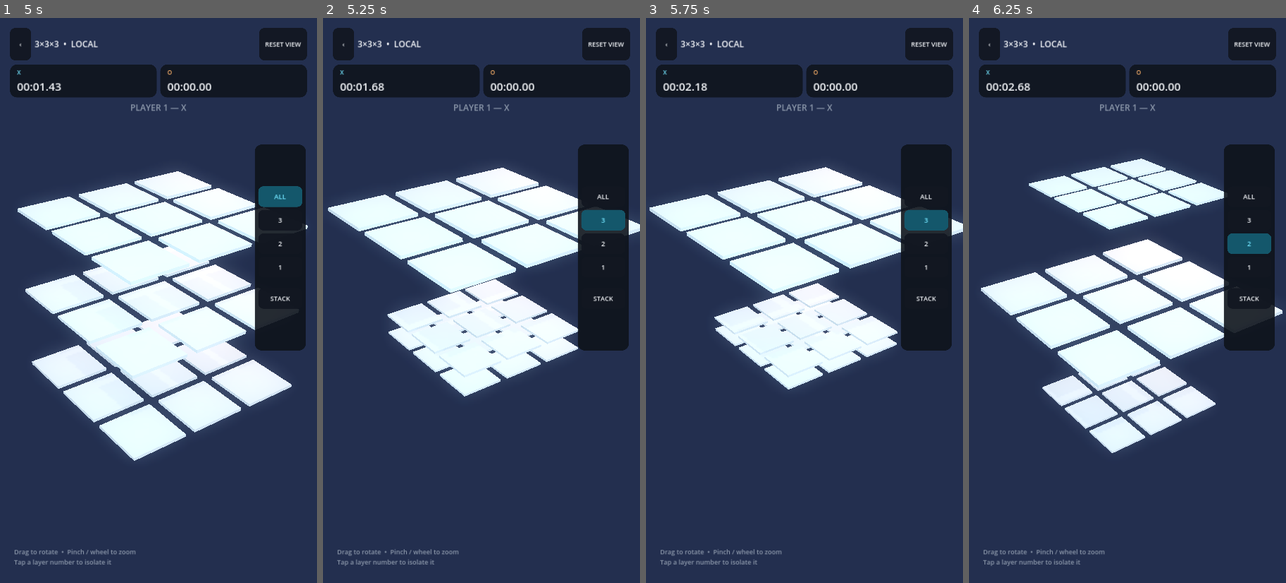
Above: before the commit, frames 1-4 (left to right).
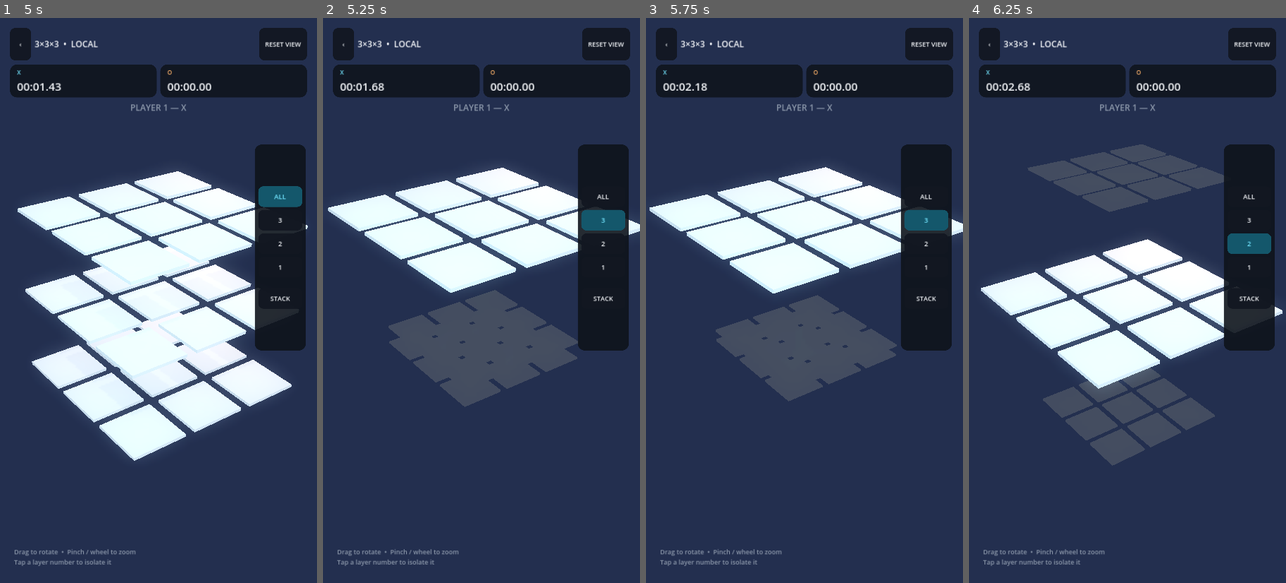
Above: after the commit, the same moments.

Repository: Creativebrook/tic3
Game: Godot game, scene res://scenes/main.tscn
Two runs of this game, one before a commit and one after it. Both use one fixed random seed, a clock stepped at 60 frames per second and the inputs below.
Inputs:
- Up to frame 1 (5 s): click "PLAYER vs COMPUTER" at 0.5 s; click "START GAME" at 1.25 s; click "‹" at 2 s; click "PLAYER vs PLAYER" at 2.75 s; click "START GAME" at 3.5 s; click "ALL" at 4.25 s
- Up to frame 2 (5.25 s): click "3" at 5 s
- Up to frame 3 (5.75 s): no input
- Up to frame 4 (6.25 s): click "2" at 5.75 s

Frame 1 is identical in both runs. In frame 2, 7.6% of the frame differs, in the area x 20-81%, y 46-69%; in frame 3, 6.7%; in frame 4, 9.5%, in the area x 18-81%, y 22-80%.

Commit message:
ui: use neutral disabled material for inactive layers

Diff:
--- a/scripts/board_view.gd
+++ b/scripts/board_view.gd
@@ -18,6 +18,7 @@
 var mat_x: StandardMaterial3D
 var mat_o: StandardMaterial3D
 var mat_cell: ShaderMaterial
+var mat_cell_inactive: StandardMaterial3D
 var mat_win: StandardMaterial3D
 
 var touch_starts: Dictionary = {}
@@ -58,6 +59,14 @@
 
 	mat_cell = ShaderMaterial.new()
 	mat_cell.shader = load("res://shaders/grid_glass.gdshader")
+
+	# Inactive layers use a deliberately neutral, unlit material instead of
+	# relying on alpha blending. This gives a stable "disabled" look on Android.
+	mat_cell_inactive = StandardMaterial3D.new()
+	mat_cell_inactive.albedo_color = Color("#343A44")
+	mat_cell_inactive.metallic = 0.0
+	mat_cell_inactive.roughness = 0.92
+	mat_cell_inactive.shading_mode = BaseMaterial3D.SHADING_MODE_UNSHADED
 
 func _rebuild() -> void:
 	for child in get_children():
@@ -95,6 +104,7 @@
 	body.set_meta("cell_index", idx)
 
 	var mesh_instance := MeshInstance3D.new()
+	mesh_instance.name = "Surface"
 	var mesh := BoxMesh.new()
 	mesh.size = Vector3(1.03, 0.055, 1.03)
 	mesh_instance.mesh = mesh
@@ -265,11 +275,11 @@
 				var rank := abs(z - focused_layer)
 				# Keep inactive layers grouped like a compact stack on each side
 				# while leaving a larger interaction gap around the active layer.
-				target.y = focus_base_y + direction * (2.05 + float(rank - 1) * 0.24)
+				target.y = focus_base_y + direction * (2.32 + float(rank - 1) * 0.20)
 				target_scale = Vector3.ONE * 0.68
 				visible_alpha = 0.08
 
-		_set_layer_visual(z, visible_alpha, 1.0 if z == focused_layer or focused_layer < 0 else 0.16)
+		_set_layer_visual(z, visible_alpha, z == focused_layer or focused_layer < 0)
 		_set_layer_interactive(layer_roots[z], interactive)
 
 		if animated:
@@ -281,14 +291,22 @@
 			layer_roots[z].position = target
 			layer_roots[z].scale = target_scale
 
-func _set_layer_visual(layer_index: int, alpha: float, dim_factor: float) -> void:
-	# Android's mobile renderer can make very bright transparent glass still read
-	# as opaque. Drive both alpha and a disabled-state dim factor in the shader so
-	# inactive layers are unmistakably secondary even under strong lights.
-	if layer_index >= 0 and layer_index < layer_materials.size():
-		layer_materials[layer_index].set_shader_parameter("layer_opacity", alpha)
-		layer_materials[layer_index].set_shader_parameter("layer_dim", dim_factor)
-	_set_piece_alpha_recursive(layer_roots[layer_index], alpha)
+func _set_layer_visual(layer_index: int, alpha: float, active: bool) -> void:
+	if layer_index < 0 or layer_index >= layer_roots.size():
+		return
+
+	# Swap the cell surface material entirely. This is intentionally color-based
+	# rather than transparency-based because the Android mobile renderer kept the
+	# glass panels visually bright even at very low alpha values.
+	for cell in layer_roots[layer_index].get_children():
+		if cell is StaticBody3D:
+			var surface := cell.get_node_or_null("Surface") as MeshInstance3D
+			if surface:
+				surface.material_override = layer_materials[layer_index] if active else mat_cell_inactive
+				surface.cast_shadow = GeometryInstance3D.SHADOW_CASTING_SETTING_ON if active else GeometryInstance3D.SHADOW_CASTING_SETTING_OFF
+
+	# Keep pieces readable across layers, but soften them slightly when inactive.
+	_set_piece_alpha_recursive(layer_roots[layer_index], 1.0 if active else 0.42)
 
 func _set_piece_alpha_recursive(node: Node, alpha: float) -> void:
 	# Pieces use StandardMaterial3D, where instance transparency is reliable.
